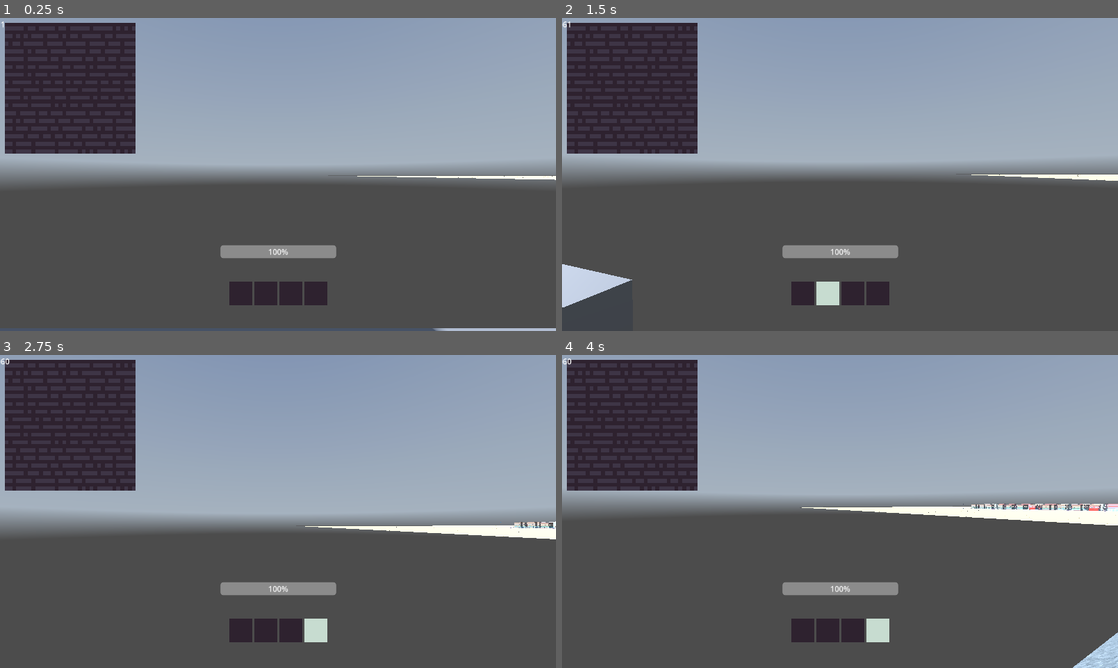
Above: before the commit, frames 1-4 (two rows, left to right).
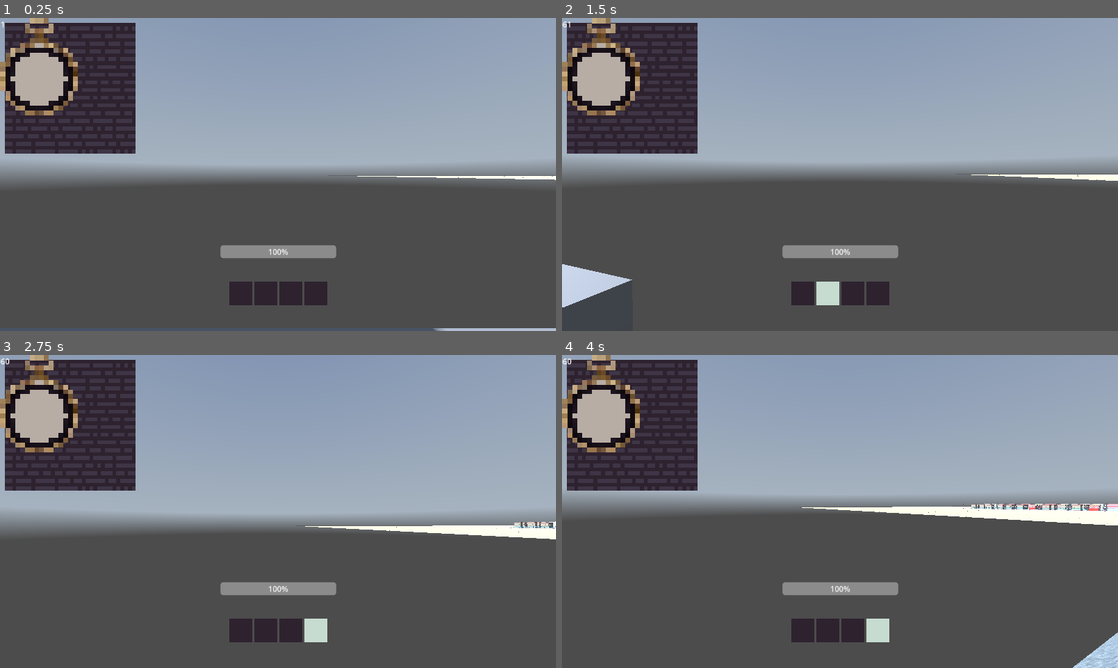
Above: after the commit, the same moments.

Repository: JustinDodemaide/hobo
Game: Godot game, scene res://SceneHandler/SceneHandler.tscn
Two runs of this game, one before a commit and one after it. Both use one fixed random seed, a clock stepped at 60 frames per second and the inputs below. The engine's default icon, where the game draws it, is replaced by a stand-in: a white triangle on a blue panel in a dark square. A sky picture missing from this copy of the repository is replaced by a grey-blue gradient.
Inputs (mouse positions are in pixels of both pictures, inside the frame that each line leads up to):
- Up to frame 1 (0.25 s): no input
- Up to frame 2 (1.5 s): tap Enter (ui_accept) at 0.5, 0.77 s; move the mouse to (867, 174) at 0.52 s; hold 1 (1) 0.53-1.28 s; tap 2 (2) at 0.8, 1.35 s; move the mouse to (812, 174) at 1.27 s
- Up to frame 3 (2.75 s): tap Enter (ui_accept) at 1.52 s; tap 3 (3) at 1.55 s; move the mouse to (289, 505) at 2.02 s; hold 3 (3) from 2.03 s (still down); tap 4 (4) at 2.3 s
- Up to frame 4 (4 s): move the mouse to (834, 517) at 2.77 s; release 3 (3) at 2.78 s; tap 4 (4) at 2.85 s; tap Enter (ui_accept) at 3.02, 3.77 s; tap A (A) at 3.05, 3.6 s; move the mouse to (878, 514) at 3.52 s; tap D (D) at 3.8 s

The runs differ from the first frame. In frame 1, 2.7% of the frame differs, in the area x 0-14%, y 0-32%; in frame 2, 2.7%; in frame 3, 2.7%; in frame 4, 2.7%.

Commit message:
Timer TextureProgressBar

Diff:
--- a/Levels/GridTown/Level_GridTown.tscn
+++ b/Levels/GridTown/Level_GridTown.tscn
@@ -6,6 +6,9 @@
 [ext_resource type="Texture2D" uid="uid://dcg10l14vnmte" path="res://rosendal_plains_2_4k.hdr" id="4_5drde"]
 [ext_resource type="PackedScene" uid="uid://ldkx6bgxyvy2" path="res://Shaders/WaterPlane.tscn" id="5_kfcjh"]
 [ext_resource type="PackedScene" uid="uid://b1foujsfrbjtx" path="res://salmon.glb" id="7_1bswe"]
+[ext_resource type="Texture2D" uid="uid://cgoo0guwakivh" path="res://Watch/under.png" id="7_exxes"]
+[ext_resource type="Texture2D" uid="uid://c5lu8iolanyd5" path="res://Watch/over.png" id="8_lcklc"]
+[ext_resource type="Texture2D" uid="uid://xv2gy40fprs7" path="res://Watch/progress.png" id="9_x4w7q"]
 
 [sub_resource type="PanoramaSkyMaterial" id="PanoramaSkyMaterial_5vixs"]
 panorama = ExtResource("4_5drde")
@@ -22,9 +25,10 @@
 auto_exposure_enabled = true
 dof_blur_far_distance = 20.0
 
-[node name="Level" type="Node3D" node_paths=PackedStringArray("ui")]
+[node name="Level" type="Node3D" node_paths=PackedStringArray("ui", "timer")]
 script = ExtResource("1_v3144")
 ui = NodePath("CanvasLayer")
+timer = NodePath("Timer")
 
 [node name="LevelGen" parent="." instance=ExtResource("2_gvxhc")]
 
@@ -49,6 +53,15 @@
 [node name="CanvasLayer" type="CanvasLayer" parent="."]
 
 [node name="TextureProgressBar" type="TextureProgressBar" parent="CanvasLayer"]
+texture_filter = 1
 offset_right = 40.0
 offset_bottom = 40.0
+scale = Vector2(10, 10)
 fill_mode = 4
+radial_center_offset = Vector2(0, 2.5)
+texture_under = ExtResource("7_exxes")
+texture_over = ExtResource("8_lcklc")
+texture_progress = ExtResource("9_x4w7q")
+
+[node name="Timer" type="Timer" parent="."]
+one_shot = true
--- a/Levels/Level.gd
+++ b/Levels/Level.gd
@@ -2,6 +2,7 @@
 class_name Level
 
 @export var ui:CanvasLayer
+@export var timer:Timer
 var car:TrainCar
 
 func _ready() -> void:
@@ -34,3 +35,8 @@
 
 func level_complete() -> void:
 	pass
+
+func _process(_delta: float) -> void:
+	if $Timer.is_stopped():
+		return
+	$CanvasLayer/TextureProgressBar.value = 100 - $Timer.time_left
--- a/Tracks/Tracks.gd
+++ b/Tracks/Tracks.gd
@@ -14,9 +14,8 @@
 
 func stopped_at_station():
 	Global.scene_handler.train_car.open_door()
-	var tween = create_tween()
-	tween.finished.connect(leaving)
-	tween.tween_interval(STOP_TIME)
+	Global.level.timer.timeout.connect(leaving)
+	Global.level.timer.start(STOP_TIME)
 
 func leaving():
 	var tween = create_tween()
--- a/Tracks/tracks.tscn
+++ b/Tracks/tracks.tscn
@@ -163,5 +163,3 @@
 
 [node name="Train" parent="." instance=ExtResource("4_atx1w")]
 transform = Transform3D(1, 0, 0, 0, 1, 0, 0, 0, 1, -700, 0, 0)
-
-[node name="Timer" type="Timer" parent="."]
Not shown: 1 places in Levels/GridTown/Level_GridTown.tscn that only renumber resources
Binary file added: Watch/over.png
Not shown, added: Watch/over.png.import
Binary file added: Watch/progress.png
Not shown, added: Watch/progress.png.import
Binary file added: Watch/under.png
Not shown, added: Watch/under.png.import
